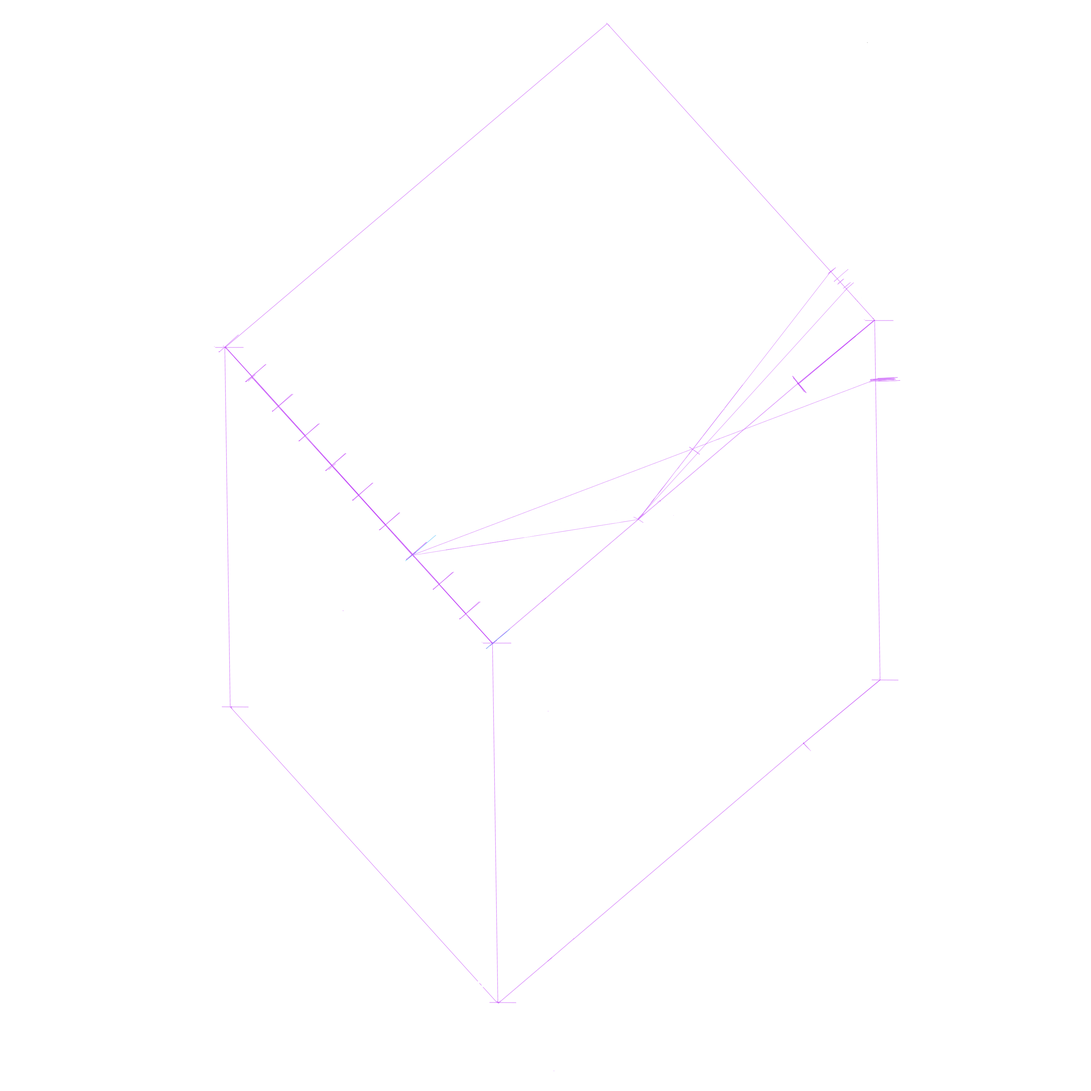
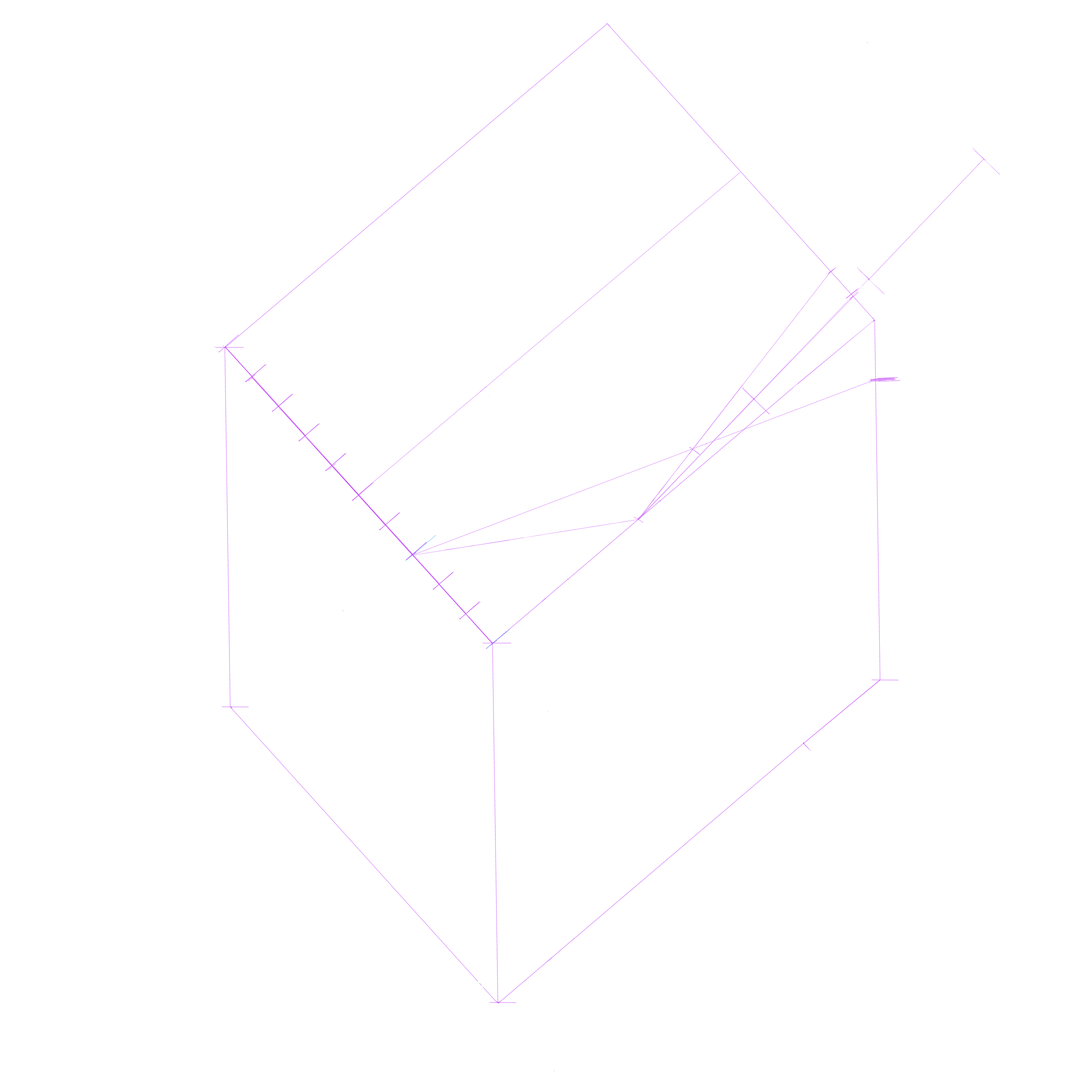
Before/after of a w=1091, h=1091 layered artwork. What changed in the layer stack:
added layer "Thước 4 -3" above "Layer 11" over bbox(638, 146, 1001, 521)
added layer "Layer 11" above "Layer 8" over bbox(225, 172, 741, 497)
added layer "Layer 10" above "Layer 9" over bbox(415, 549, 499, 639)
painted on "Layer 9" over bbox(637, 269, 860, 521)
painted on "Box" over bbox(792, 319, 895, 394)
